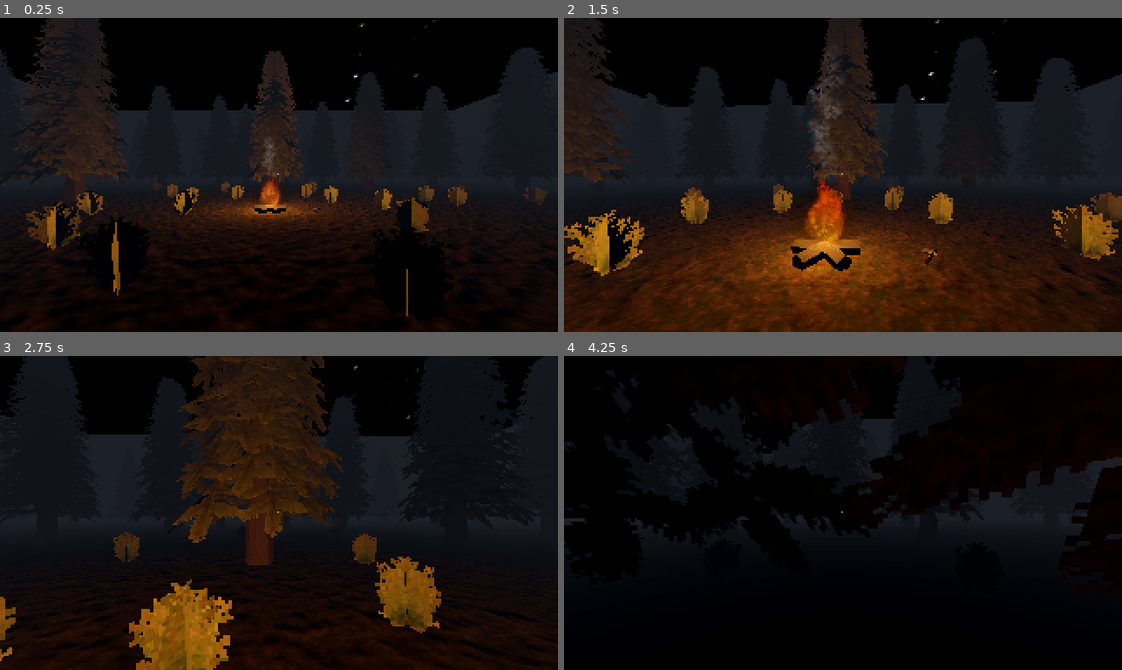
Above: before the commit, frames 1-4 (two rows, left to right).
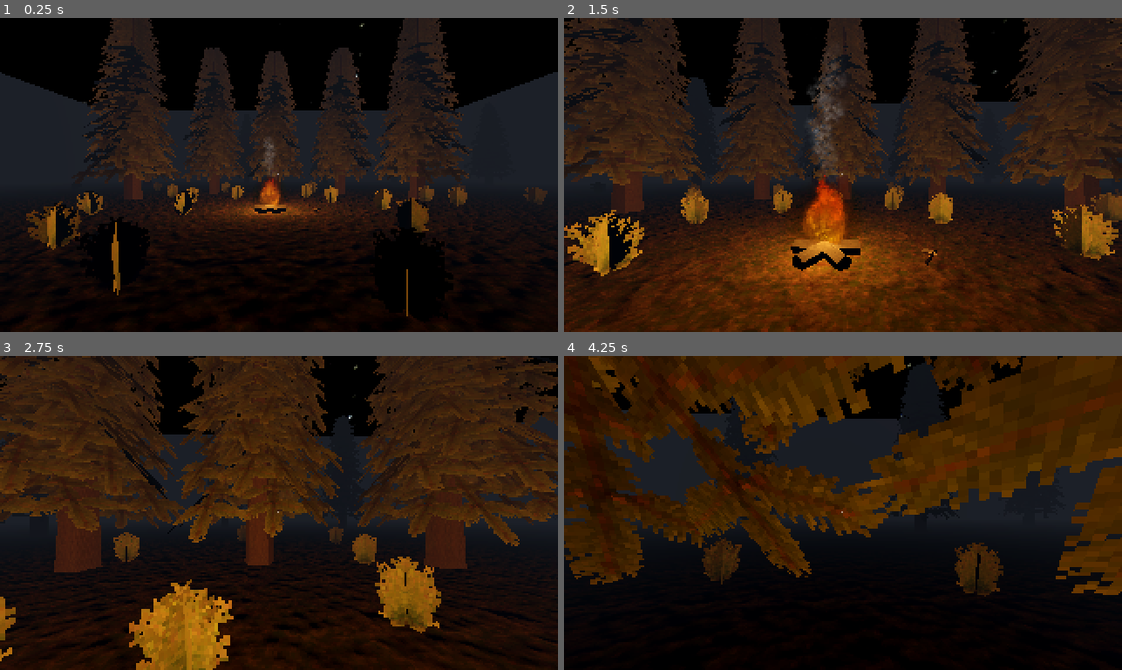
Above: after the commit, the same moments.

Repository: mojadem/EfedorStation
Game: Godot game, scene res://scenes/world.tscn
Two runs of this game, one before a commit and one after it. Both use one fixed random seed, a clock stepped at 60 frames per second and the inputs below.
Inputs (mouse positions are in pixels of both pictures, inside the frame that each line leads up to):
- Up to frame 1 (0.25 s): no input
- Up to frame 2 (1.5 s): tap Enter (ui_accept) at 0.5, 0.77 s; move the mouse to (870, 175) at 0.52 s; hold W (move_forward) from 0.53 s (still down); click (870, 175) at 0.6 s; move the mouse to (815, 175) at 1.27 s; click (815, 175) at 1.35 s
- Up to frame 3 (2.75 s): keep holding W (move_forward); tap Enter (ui_accept) at 1.52 s; move the mouse to (290, 506) at 2.02 s; click (290, 506) at 2.1 s
- Up to frame 4 (4.25 s): keep holding W (move_forward); move the mouse to (837, 519) at 2.77 s; click (837, 519) at 2.85 s; tap Enter (ui_accept) at 3.02, 3.77 s; move the mouse to (887, 516) at 3.52 s; click (887, 516) at 3.6 s

The runs differ from the first frame. In frame 1, 15% of the frame differs, in the area x 0-99%, y 0-59%; in frame 2, 25%; in frame 3, 35%; in frame 4, 46%, in the area x 0-100%, y 0-77%.

Commit message:
added interaction icons and campfire spawning

Diff:
--- a/scenes/campfire.tscn
+++ b/scenes/campfire.tscn
@@ -129,6 +129,57 @@
 [sub_resource type="BoxShape3D" id="BoxShape3D_wtpxx"]
 size = Vector3(1.35487, 1, 1.28479)
 
+[sub_resource type="Animation" id="Animation_xh181"]
+length = 0.001
+tracks/0/type = "value"
+tracks/0/imported = false
+tracks/0/enabled = true
+tracks/0/path = NodePath("OmniLight3D:omni_range")
+tracks/0/interp = 1
+tracks/0/loop_wrap = true
+tracks/0/keys = {
+"times": PackedFloat32Array(0),
+"transitions": PackedFloat32Array(1),
+"update": 0,
+"values": [20.0]
+}
+tracks/1/type = "value"
+tracks/1/imported = false
+tracks/1/enabled = true
+tracks/1/path = NodePath("OmniLight3D:light_energy")
+tracks/1/interp = 1
+tracks/1/loop_wrap = true
+tracks/1/keys = {
+"times": PackedFloat32Array(0),
+"transitions": PackedFloat32Array(1),
+"update": 0,
+"values": [10.0]
+}
+tracks/2/type = "value"
+tracks/2/imported = false
+tracks/2/enabled = true
+tracks/2/path = NodePath("Flames:draw_pass_1:size")
+tracks/2/interp = 1
+tracks/2/loop_wrap = true
+tracks/2/keys = {
+"times": PackedFloat32Array(0),
+"transitions": PackedFloat32Array(1),
+"update": 0,
+"values": [Vector2(1, 1)]
+}
+tracks/3/type = "value"
+tracks/3/imported = false
+tracks/3/enabled = true
+tracks/3/path = NodePath("Smoke:draw_pass_1:size")
+tracks/3/interp = 1
+tracks/3/loop_wrap = true
+tracks/3/keys = {
+"times": PackedFloat32Array(0),
+"transitions": PackedFloat32Array(1),
+"update": 0,
+"values": [Vector2(1, 1)]
+}
+
 [sub_resource type="Animation" id="Animation_c4h5g"]
 resource_name = "burning"
 tracks/0/type = "value"
@@ -180,57 +231,6 @@
 "values": [Vector2(1, 1), Vector2(0, 0)]
 }
 
-[sub_resource type="Animation" id="Animation_xh181"]
-length = 0.001
-tracks/0/type = "value"
-tracks/0/imported = false
-tracks/0/enabled = true
-tracks/0/path = NodePath("OmniLight3D:omni_range")
-tracks/0/interp = 1
-tracks/0/loop_wrap = true
-tracks/0/keys = {
-"times": PackedFloat32Array(0),
-"transitions": PackedFloat32Array(1),
-"update": 0,
-"values": [20.0]
-}
-tracks/1/type = "value"
-tracks/1/imported = false
-tracks/1/enabled = true
-tracks/1/path = NodePath("OmniLight3D:light_energy")
-tracks/1/interp = 1
-tracks/1/loop_wrap = true
-tracks/1/keys = {
-"times": PackedFloat32Array(0),
-"transitions": PackedFloat32Array(1),
-"update": 0,
-"values": [10.0]
-}
-tracks/2/type = "value"
-tracks/2/imported = false
-tracks/2/enabled = true
-tracks/2/path = NodePath("Flames:draw_pass_1:size")
-tracks/2/interp = 1
-tracks/2/loop_wrap = true
-tracks/2/keys = {
-"times": PackedFloat32Array(0),
-"transitions": PackedFloat32Array(1),
-"update": 0,
-"values": [Vector2(1, 1)]
-}
-tracks/3/type = "value"
-tracks/3/imported = false
-tracks/3/enabled = true
-tracks/3/path = NodePath("Smoke:draw_pass_1:size")
-tracks/3/interp = 1
-tracks/3/loop_wrap = true
-tracks/3/keys = {
-"times": PackedFloat32Array(0),
-"transitions": PackedFloat32Array(1),
-"update": 0,
-"values": [Vector2(1, 1)]
-}
-
 [sub_resource type="AnimationLibrary" id="AnimationLibrary_mnyyg"]
 _data = {
 "RESET": SubResource("Animation_xh181"),
--- a/scenes/log.tscn
+++ b/scenes/log.tscn
@@ -43,6 +43,8 @@
 [sub_resource type="ConvexPolygonShape3D" id="ConvexPolygonShape3D_ula4q"]
 points = PackedVector3Array(-0.138768, 0.170557, -0.314279, 0.145395, 0.183287, 0.335238, 0.13402, 0.140992, 0.309238,  …(575 unchanged characters)…
 
+[sub_resource type="BoxShape3D" id="BoxShape3D_p685g"]
+
 [node name="log" type="RigidBody3D"]
 script = ExtResource("1_ascnw")
 
@@ -52,3 +54,9 @@
 
 [node name="CollisionShape3D" type="CollisionShape3D" parent="."]
 shape = SubResource("ConvexPolygonShape3D_ula4q")
+
+[node name="Area3D" type="Area3D" parent="."]
+
+[node name="CollisionShape3D" type="CollisionShape3D" parent="Area3D"]
+transform = Transform3D(2, 0, 0, 0, 2, 0, 0, 0, 2, 0, 0, 0)
+shape = SubResource("BoxShape3D_p685g")
--- a/scenes/player.tscn
+++ b/scenes/player.tscn
@@ -1,7 +1,7 @@
 [gd_scene load_steps=5 format=3 uid="uid://cwiry8ohe12lk"]
 
 [ext_resource type="Script" path="res://scripts/player.gd" id="1_ipaja"]
-[ext_resource type="Script" path="res://scripts/interaction_ray.gd" id="2_4vooa"]
+[ext_resource type="Script" path="res://scenes/player_interaction.gd" id="2_l5700"]
 
 [sub_resource type="CapsuleMesh" id="CapsuleMesh_qb38y"]
 
@@ -18,25 +18,30 @@
 transform = Transform3D(1, 0, 0, 0, 1, 0, 0, 0, 1, 0, 1, 0)
 shape = SubResource("CapsuleShape3D_vfnil")
 
-[node name="Camera3D" type="Camera3D" parent="."]
+[node name="Head" type="Node3D" parent="."]
 transform = Transform3D(1, 0, 0, 0, 1, 0, 0, 0, 1, 0, 1.5, 0)
+script = ExtResource("2_l5700")
 
-[node name="InteractionRay" type="RayCast3D" parent="Camera3D"]
+[node name="Camera3D" type="Camera3D" parent="Head"]
+
+[node name="InteractionRay" type="RayCast3D" parent="Head"]
 exclude_parent = false
 target_position = Vector3(0, 0, -2.5)
-script = ExtResource("2_4vooa")
 
-[node name="CarryingMarker" type="Marker3D" parent="Camera3D/InteractionRay"]
+[node name="CarryingMarker" type="Marker3D" parent="Head/InteractionRay"]
 transform = Transform3D(1, 0, 0, 0, 1, 0, 0, 0, 1, 0, 0, -2)
 
-[node name="CenterContainer" type="CenterContainer" parent="Camera3D"]
+[node name="CenterContainer" type="CenterContainer" parent="Head"]
 anchors_preset = 15
 anchor_right = 1.0
 anchor_bottom = 1.0
 grow_horizontal = 2
 grow_vertical = 2
 
-[node name="ColorRect" type="ColorRect" parent="Camera3D/CenterContainer"]
+[node name="ColorRect" type="ColorRect" parent="Head/CenterContainer"]
 custom_minimum_size = Vector2(1, 1)
 layout_mode = 2
 color = Color(1, 1, 1, 0.490196)
+
+[node name="TextureRect" type="TextureRect" parent="Head/CenterContainer"]
+layout_mode = 2
--- /dev/null
+++ b/scenes/player_interaction.gd
@@ -0,0 +1,75 @@
+extends Node3D
+
+@onready var interaction_ray: RayCast3D = $InteractionRay
+@onready var carrying_marker: Marker3D = $InteractionRay/CarryingMarker
+@onready var texture_rect: TextureRect = $CenterContainer/TextureRect
+@onready var color_rect: ColorRect = $CenterContainer/ColorRect
+
+@export var pull_power: float = 10.0
+
+var carry_icon := preload("res://textures/icon_carry.png")
+var equip_icon := preload("res://textures/icon_equip.png")
+var axe_icon := preload("res://textures/icon_axe.png")
+var none_icon := preload("res://textures/icon_none.png")
+
+var equipped: Array[String] = []
+var carrying: Carryable = null
+
+var equipable_to_icon_map = {
+	"axe": axe_icon
+}
+
+
+func _physics_process(delta: float) -> void:
+	if carrying:
+		var a = carrying.global_transform.origin
+		var b = carrying_marker.global_transform.origin
+		carrying.set_linear_velocity((b - a) * pull_power)
+
+
+func _input(event: InputEvent) -> void:
+	var collider = interaction_ray.get_collider()
+	update_crosshair(collider)
+
+	if not Input.is_action_just_pressed("interact"):
+		return
+
+	if carrying:
+		carrying.carried = false
+		carrying = null
+		return
+
+	if collider is Equipable:
+		equipped.append(collider.name)
+		collider.queue_free()
+
+	if collider is Interactable:
+		collider.interact(equipped)
+
+	if collider is Carryable:
+		carrying = collider
+		collider.carried = true
+
+
+func update_crosshair(collider: Object) -> void:
+	texture_rect.visible = false
+	if carrying:
+		return
+
+	if collider is Equipable:
+		texture_rect.visible = true
+		texture_rect.texture = equip_icon
+	elif collider is Carryable:
+		texture_rect.visible = true
+		texture_rect.texture = carry_icon
+	elif collider is Interactable:
+		texture_rect.visible = true
+		if collider.interacts_with in equipped:
+			texture_rect.texture = equipable_to_icon_map[collider.interacts_with]
+		else:
+			texture_rect.texture = none_icon
+
+	if texture_rect.visible:
+		color_rect.visible = false
+	else:
+		color_rect.visible = true
--- a/scenes/tree.tscn
+++ b/scenes/tree.tscn
@@ -153,6 +153,7 @@
 
 [node name="Tree" type="StaticBody3D"]
 script = ExtResource("1_oqusf")
+interacts_with = "axe"
 
 [node name="CollisionShape3D" type="CollisionShape3D" parent="."]
 transform = Transform3D(1, 0, 0, 0, 1, 0, 0, 0, 1, 0, 1, 0)
--- a/scenes/world.tscn
+++ b/scenes/world.tscn
@@ -56,10 +56,65 @@
 [node name="Tree" parent="Trees" instance=ExtResource("3_4jthc")]
 transform = Transform3D(1, 0, 0, 0, 1, 0, 0, 0, 1, 0, 0, -9)
 
+[node name="Tree19" parent="Trees" instance=ExtResource("3_4jthc")]
+transform = Transform3D(1, 0, 0, 0, 1, 0, 0, 0, 1, 5.46415, 0, -8.43289)
+
+[node name="Tree18" parent="Trees" instance=ExtResource("3_4jthc")]
+transform = Transform3D(1, 0, 0, 0, 1, 0, 0, 0, 1, -5, 0, -8.43658)
+
+[node name="Tree2" parent="Trees" instance=ExtResource("3_4jthc")]
+transform = Transform3D(1, 0, 0, 0, 1, 0, 0, 0, 1, -8.72976, 0, -4.28186)
+
+[node name="Tree4" parent="Trees" instance=ExtResource("3_4jthc")]
+transform = Transform3D(1, 0, 0, 0, 1, 0, 0, 0, 1, -11.0009, 0, 6.55477)
+
+[node name="Tree5" parent="Trees" instance=ExtResource("3_4jthc")]
+transform = Transform3D(1, 0, 0, 0, 1, 0, 0, 0, 1, -2.75283, 0, 10.2859)
+
+[node name="Tree6" parent="Trees" instance=ExtResource("3_4jthc")]
+transform = Transform3D(1, 0, 0, 0, 1, 0, 0, 0, 1, 8.56215, 0, 6.83043)
+
+[node name="Tree7" parent="Trees" instance=ExtResource("3_4jthc")]
+transform = Transform3D(1, 0, 0, 0, 1, 0, 0, 0, 1, 20.582, 0, 1.49481)
+
+[node name="Tree8" parent="Trees" instance=ExtResource("3_4jthc")]
+transform = Transform3D(1, 0, 0, 0, 1, 0, 0, 0, 1, 31.3086, 0, 13.824)
+
+[node name="Tree9" parent="Trees" instance=ExtResource("3_4jthc")]
+transform = Transform3D(1, 0, 0, 0, 1, 0, 0, 0, 1, 20.3765, 0, 22.7026)
+
+[node name="Tree10" parent="Trees" instance=ExtResource("3_4jthc")]
+transform = Transform3D(1, 0, 0, 0, 1, 0, 0, 0, 1, 7.60476, 0, 20.7933)
+
+[node name="Tree11" parent="Trees" instance=ExtResource("3_4jthc")]
+transform = Transform3D(1, 0, 0, 0, 1, 0, 0, 0, 1, -6.16095, 0, 26.2647)
+
+[node name="Tree12" parent="Trees" instance=ExtResource("3_4jthc")]
+transform = Transform3D(1, 0, 0, 0, 1, 0, 0, 0, 1, -15.0617, 0, 17.989)
+
+[node name="Tree13" parent="Trees" instance=ExtResource("3_4jthc")]
+transform = Transform3D(-0.999803, 0, 0.0198257, 0, 1, 0, -0.0198257, 0, -0.999803, -16.2057, 0, -17.4071)
+
+[node name="Tree14" parent="Trees" instance=ExtResource("3_4jthc")]
+transform = Transform3D(-0.999803, 0, 0.0198257, 0, 1, 0, -0.0198257, 0, -0.999803, -5.09981, 0, -26.0672)
+
+[node name="Tree15" parent="Trees" instance=ExtResource("3_4jthc")]
+transform = Transform3D(-0.999803, 0, 0.0198257, 0, 1, 0, -0.0198257, 0, -0.999803, 7.6316, 0, -23.9051)
+
+[node name="Tree16" parent="Trees" instance=ExtResource("3_4jthc")]
+transform = Transform3D(-0.999803, 0, 0.0198257, 0, 1, 0, -0.0198257, 0, -0.999803, 21.5031, 0, -29.1025)
+
+[node name="Tree17" parent="Trees" instance=ExtResource("3_4jthc")]
+transform = Transform3D(-0.999803, 0, 0.0198257, 0, 1, 0, -0.0198257, 0, -0.999803, 30.238, 0, -20.652)
+
+[node name="Tree3" parent="Trees" instance=ExtResource("3_4jthc")]
+transform = Transform3D(1, 0, 0, 0, 1, 0, 0, 0, 1, 9.09136, 0, -4.39503)
+
 [node name="Player" parent="." instance=ExtResource("1_a57ev")]
 transform = Transform3D(1, 0, 0, 0, 1, 0, 0, 0, 1, 0.366583, 0, 8.47793)
 
 [node name="TreeMeshes" type="GridMap" parent="."]
+visible = false
 mesh_library = ExtResource("5_7n8yi")
 cell_size = Vector3(1, 2, 1)
 cell_center_y = false
--- a/scripts/campfire.gd
+++ b/scripts/campfire.gd
@@ -2,7 +2,7 @@
 
 @onready var animation_player: AnimationPlayer = $AnimationPlayer
 
-@export var burn_duration: float = 10.0
+@export var burn_duration: float = 90.0
 
 var log_in_area: Log = null
 
--- a/scripts/interactable.gd
+++ b/scripts/interactable.gd
@@ -1,3 +1,5 @@
 extends StaticBody3D
 
 class_name Interactable
+
+@export var interacts_with: String
--- a/scripts/interaction_ray.gd
+++ b/scripts/interaction_ray.gd
@@ -3,6 +3,9 @@
 @onready var carrying_marker: Node3D = $CarryingMarker
 
 @export var pull_power: float = 10.0
+
+@export var carry_icon := preload("res://textures/icon_carry.png")
+@export var equip_icon := preload("res://textures/icon_equip.png")
 
 var equipped: Array[String] = []
 var carrying: Carryable = null
@@ -16,6 +19,9 @@
 
 
 func _input(event: InputEvent) -> void:
+	var collider = get_collider()
+	update_crosshair()
+
 	if not Input.is_action_just_pressed("interact"):
 		return
 
@@ -24,7 +30,6 @@
 		carrying = null
 		return
 
-	var collider = get_collider()
 	if collider is Equipable:
 		equipped.append(collider.name)
 		collider.queue_free()
@@ -35,3 +40,7 @@
 	if collider is Carryable:
 		carrying = collider
 		collider.carried = true
+
+
+func update_crosshair(collider: Object -> void:
+	if carrying:
--- a/scripts/log.gd
+++ b/scripts/log.gd
@@ -1,3 +1,39 @@
 extends Carryable
 
 class_name Log
+
+@onready var area_3d: Area3D = $Area3D
+
+var campfire_scene = preload("res://scenes/campfire.tscn")
+var log_count: int = 0
+
+
+func _ready() -> void:
+	print(self.name)
+
+
+func _physics_process(delta: float) -> void:
+	var nearby_logs: Array[Node3D] = area_3d \
+		.get_overlapping_bodies() \
+		.filter(func(body: Node3D): return body is Log) \
+		.filter(func(log: Log): return not log.carried)
+
+	if nearby_logs.size() < 5:
+		return
+
+	var sorted_logs: Array[StringName]
+	for log in nearby_logs:
+		sorted_logs.append(log.name)
+	sorted_logs.sort_custom(func(a, b): return a.casecmp_to(b) < 0)
+
+	if self.name == sorted_logs.front():
+		_spawn_campfire(nearby_logs)
+
+
+func _spawn_campfire(nearby_logs: Array[Node3D]) -> void:
+	await get_tree().create_timer(0.5).timeout
+
+	for log in nearby_logs:
+		log.queue_free()
+
+	GameEvents.spawn.emit(campfire_scene, self.position)
--- a/scripts/player.gd
+++ b/scripts/player.gd
@@ -4,7 +4,7 @@
 @export var jump_force : float = 4.0
 @export var sensitivity : float = 0.003
 
-@onready var camera: Camera3D = $Camera3D
+@onready var head: Node3D = $Head
 
 var gravity: float = ProjectSettings.get_setting("physics/3d/default_gravity")
 
@@ -16,8 +16,8 @@
 func _unhandled_input(event: InputEvent) -> void:
 	if event is InputEventMouseMotion:
 		rotate_y(-event.relative.x * sensitivity)
-		camera.rotate_x(-event.relative.y * sensitivity)
-		camera.rotation.x = clamp(camera.rotation.x, -PI / 3, PI / 3)
+		head.rotate_x(-event.relative.y * sensitivity)
+		head.rotation.x = clamp(head.rotation.x, -PI / 3, PI / 3)
 
 
 func _process(delta: float) -> void:
--- a/scripts/tree.gd
+++ b/scripts/tree.gd
@@ -6,8 +6,9 @@
 var stump_tall = preload("res://models/stump_tall.glb")
 var stumps = [stump_short, stump_medium, stump_tall]
 
+
 func interact(equipped):
-	if "axe" in equipped:
+	if interacts_with in equipped:
 		queue_free()
 		GameEvents.spawn.emit(log_scene, self.position + Vector3.UP)
 		stumps.shuffle()
--- a/scripts/world.gd
+++ b/scripts/world.gd
@@ -5,7 +5,7 @@
 func _ready() -> void:
 	GameEvents.spawn.connect(_on_spawn)
 
-func _on_spawn(scene: PackedScene, position):
+func _on_spawn(scene: PackedScene, position: Vector3):
 	var instance = scene.instantiate()
 	instance.position = position
 	spawned_items.add_child(instance)
Not shown: 2 places in resources/foliage_mesh.tres that only renumber resources
Not shown: 2 places in resources/tree_mesh.tres that only renumber resources
Not shown: 1 places in scenes/log.tscn that only renumber resources
Binary file added: textures/icon_axe.aseprite
Binary file added: textures/icon_axe.png
Not shown, added: textures/icon_axe.png.import
Binary file added: textures/icon_carry.aseprite
Binary file added: textures/icon_carry.png
Not shown, added: textures/icon_carry.png.import
Binary file added: textures/icon_equip.aseprite
Binary file added: textures/icon_equip.png
Not shown, added: textures/icon_equip.png.import
(and 3 more such lines)
